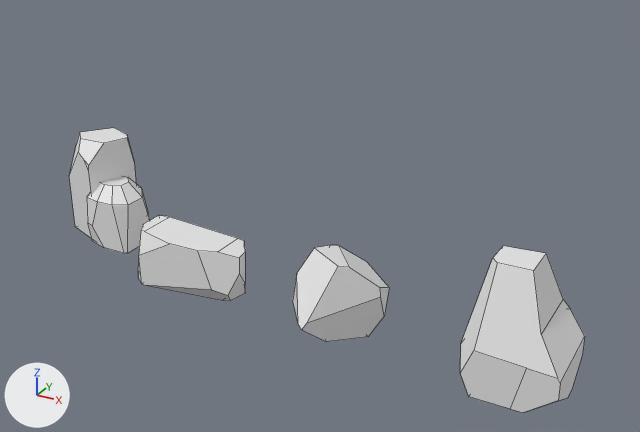
Two versions of the FBX model Assets/Models/Stones.fbx, one commit apart.
Both versions are drawn from a 50 mm camera at (19.0, -19.7, 14.6) aimed at (5.6, 4.7, 2.4). The axes (+X, +Y, +Z) are drawn at lower left. The lights are the same throughout. Mesh edges are drawn as thin lines. Where no turn or scale is listed for an object, it has been applied to the vertices.

Script lines for the objects in view, before the commit:
```python
me_cube_001 = bpy.data.meshes.new('Cube.001')
me_cube_001.from_pydata(...)  # 47 vertices, 31 faces; spans x -2.63..1.0, y -1.0..1.72, z -1.0..3.12
me_cube_004 = bpy.data.meshes.new('Cube.004')
me_cube_004.from_pydata(...)  # 20 vertices, 12 faces; spans x -1.59..1.73, y -2.12..2.12, z -1.26..1.54
me_cube_005 = bpy.data.meshes.new('Cube.005')
me_cube_005.from_pydata(...)  # 29 vertices, 17 faces; spans x -1.72..1.39, y -1.39..1.39, z -0.65..3.35
ob_cube_001 = bpy.data.objects.new('Cube.001', me_cube_001)
ob_cube_001.location = (-4.16, 5.54, 0.0)
ob_cube_003 = bpy.data.objects.new('Cube.003', me_cube_004)
ob_cube_003.location = (6.57, 4.01, 0.0)
ob_cube_004 = bpy.data.objects.new('Cube.004', me_cube_005)
ob_cube_004.location = (13.49, 2.83, 0.0)
# also in view: 'Cube.002' at (0.8, 3.8, 0.0)
```
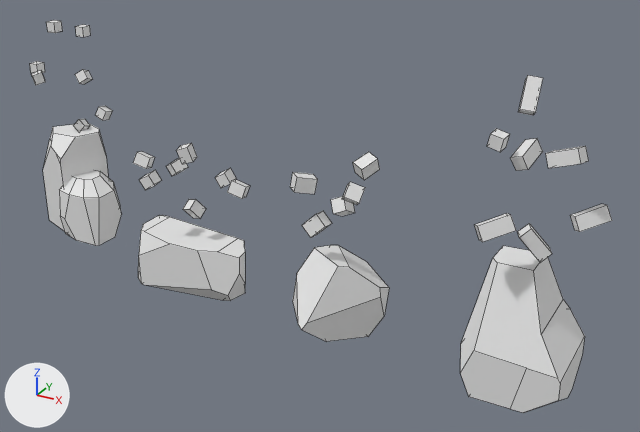
Where the newer file only moved an object's origin or applied its transform, the numbers keep the older frame.

Where the change shows, as pixel boxes (x1, y1, x2, y2) in the pictures (640 x 432 px):
'Cube.001', moved: before (69, 128, 150, 253); after (43, 124, 121, 246)
'Cube', added: after (474, 75, 612, 262)
'Cube.006', added: after (290, 152, 380, 238)
'Cube.010', added: after (133, 143, 250, 219)
'Cube.012', added: after (30, 20, 112, 131)

Diff of the bpy script that builds the scene:
```diff
--- a/Assets/Models/Stones.fbx.py
+++ b/Assets/Models/Stones.fbx.py
@@ me_cube_021 @@
+me_cube_021.from_pydata(...)  # 56 vertices, 42 faces; spans x -2.57..2.79, y -1.37..1.22, z -1.4..1.26
@@ me_cube_013 @@
+me_cube_013.from_pydata(...)  # 40 vertices, 30 faces; spans x -1.05..1.41, y -1.58..2.12, z -1.35..1.0
@@ me_cube_002 @@
+me_cube_002.from_pydata(...)  # 56 vertices, 42 faces; spans x -1.44..2.09, y -1.89..1.57, z -2.25..2.69
@@ me_cube_011 @@
+me_cube_011.from_pydata(...)  # 56 vertices, 42 faces; spans x -1.8..2.11, y -1.05..1.35, z -2.63..2.08
@@ ob_cube_001 @@
 ob_cube_001 = bpy.data.objects.new('Cube.001', me_cube_001)
-ob_cube_001.location = (-4.16, 5.54, 0.0)
+ob_cube_001.location = (-5.65, 5.54, 0.0)
@@ ob_cube_010 @@
+ob_cube_010 = bpy.data.objects.new('Cube.010', me_cube_021)
+ob_cube_010.location = (0.64, 3.89, 3.24)
@@ ob_cube_006 @@
+ob_cube_006 = bpy.data.objects.new('Cube.006', me_cube_013)
+ob_cube_006.location = (6.48, 4.2, 3.58)
@@ ob_cube @@
+ob_cube = bpy.data.objects.new('Cube', me_cube_002)
+ob_cube.location = (13.21, 2.92, 5.9)
@@ ob_cube_012 @@
+ob_cube_012 = bpy.data.objects.new('Cube.012', me_cube_011)
+ob_cube_012.location = (-6.57, 5.96, 5.56)
```
